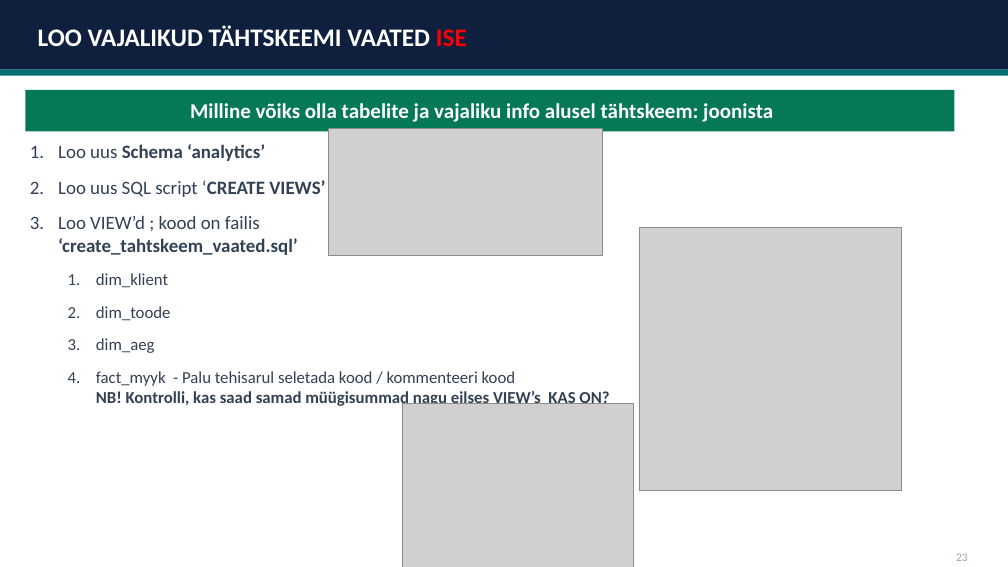
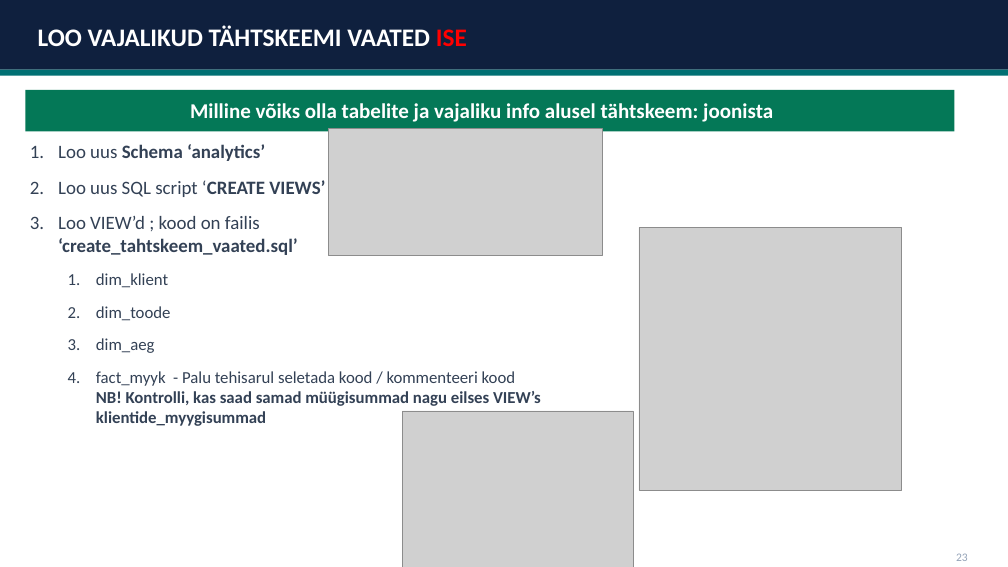
Before and after one commit to emilieabel/andmetarkus, a slide deck: slide 10 of Materjalid/Day9 Andmekorraldus Dim Fakt/9-paev-andmetarkus-esitlus.pptx. Drawn at 1008x567 pixels with LibreOffice and Linux fonts; fonts in the diff are those of the drawing; grey boxes stand for pictures. Boxes give left, top, right and bottom in pixels: in the first picture for what was removed or moved away, otherwise in the second. Text is boxed around its words. In the diff, an @@ line names an element or a change of style, - is before the commit and + after.

```diff
--- a/Materjalid/Day9 Andmekorraldus Dim Fakt/9-paev-andmetarkus-esitlus.pptx
+++ b/Materjalid/Day9 Andmekorraldus Dim Fakt/9-paev-andmetarkus-esitlus.pptx
@@ text at <box>96,371,541,426</box>: text changed @@
-  4. fact_myyk - Palu tehisarul seletada kood / kommenteeri kood
-     NB! Kontrolli, kas saad samad müügisummad nagu eilses VIEW’s KAS ON?
+  4. fact_myyk - Palu tehisarul seletada kood / kommenteeri kood
+     NB! Kontrolli, kas saad samad müügisummad nagu eilses VIEW’s
+     klientide_myygisummad
@@ picture: place and size @@
-picture at <box>402,404,633,567</box>
+picture at <box>402,411,633,567</box>
```
Also in this commit, not shown: 8 other files.
